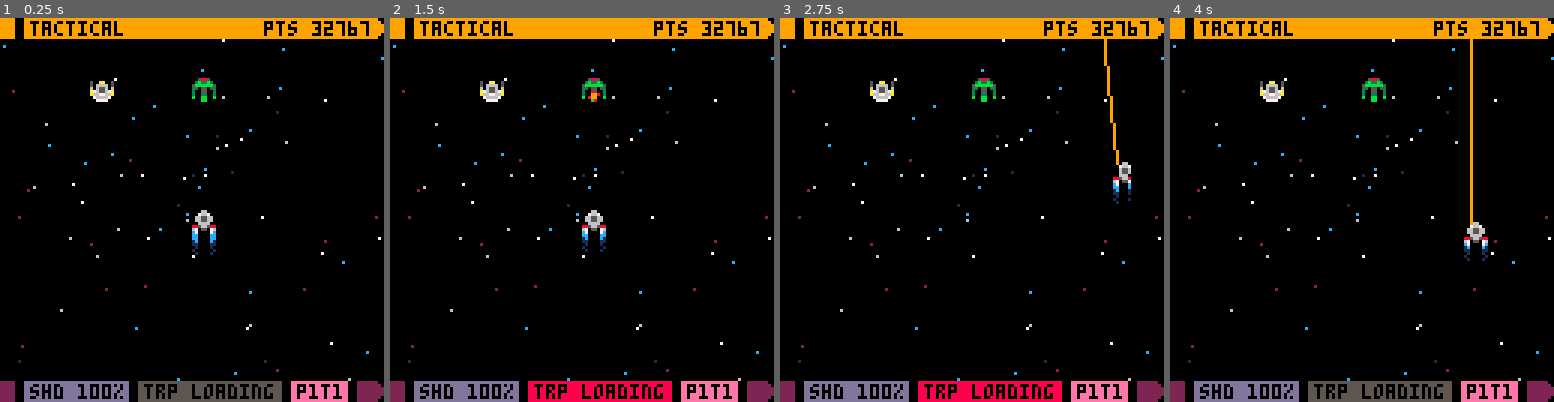
Above: before the commit, frames 1-4 (left to right).
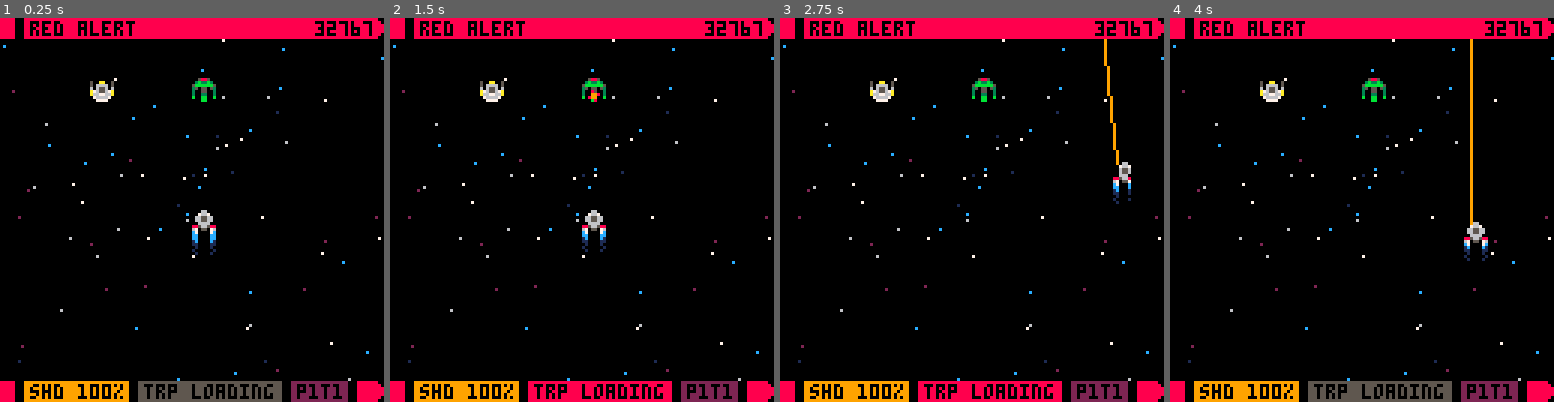
Above: after the commit, the same moments.

Repository: fab-industries/red-alert
Game: PICO-8 cartridge redalert.p8
The game is run twice, just before and just after one commit, with the same random seed, the same clock (stepped at 60 frames per second) and the same inputs.
Inputs:
- Up to frame 1 (0.25 s): no input
- Up to frame 2 (1.5 s): tap X (X key) at 0.33, 1.07 s; tap O (Z key) at 0.7 s
- Up to frame 3 (2.75 s): hold Right 1.6-2.1 s; tap O (Z key) at 1.7, 2.1, 2.5 s; tap X (X key) at 1.85 s; hold Up 2.15-2.42 s; hold Right from 2.47 s (still down)
- Up to frame 4 (4 s): tap O (Z key) at 2.9, 3.3, 3.7 s; tap X (X key) at 2.97 s; release Right at 3.03 s; hold Left 3.08-3.58 s; hold Down 3.63-3.97 s

The runs differ from the first frame. In frame 1, 7.2% of the frame differs, in the area x 0-100%, y 0-100%; in frame 2, 7.2%; in frame 3, 7.2%; in frame 4, 7.2%.

Commit message:
Reworked UI colours

Diff:
--- a/redalert.p8
+++ b/redalert.p8
@@ -131,23 +131,27 @@
  end
 
  --drawing ui
- rectfill(0,0,122,6,9)
- circfill(124,3,3,9)
+ rectfill (0,0,127,6,0)
+
+ rectfill(0,0,122,6,8)
+ circfill(124,3,3,8)
  rectfill(5,0,7,6,0)
- print("tactical",10,1,0)
- print("pts "..score,88,1,0)
-
- rectfill(0,121,4,127,2)
- rectfill(8,121,42,127,13)
+ print("red alert",10,1,0)
+ print(score,105,1,0)
+
+ rectfill(0,121,127,127,0)
+
+ rectfill(0,121,4,127,8)
+ rectfill(8,121,42,127,9)
 
  local tcol={5,8}
  rectfill(46,121,93,127,tcol[t\15%2+1])
 
- rectfill(97,121,115,127,14)
- rectfill(119,121,122,127,2)
-
-
- circfill(124,124,3,2)
+ rectfill(97,121,115,127,2)
+ rectfill(119,121,122,127,8)
+
+
+ circfill(124,124,3,8)
  print("shd "..shield.."%",10,122,0)
  print("trp loading",48,122,0)
  print("p1t1",99,122,0)
